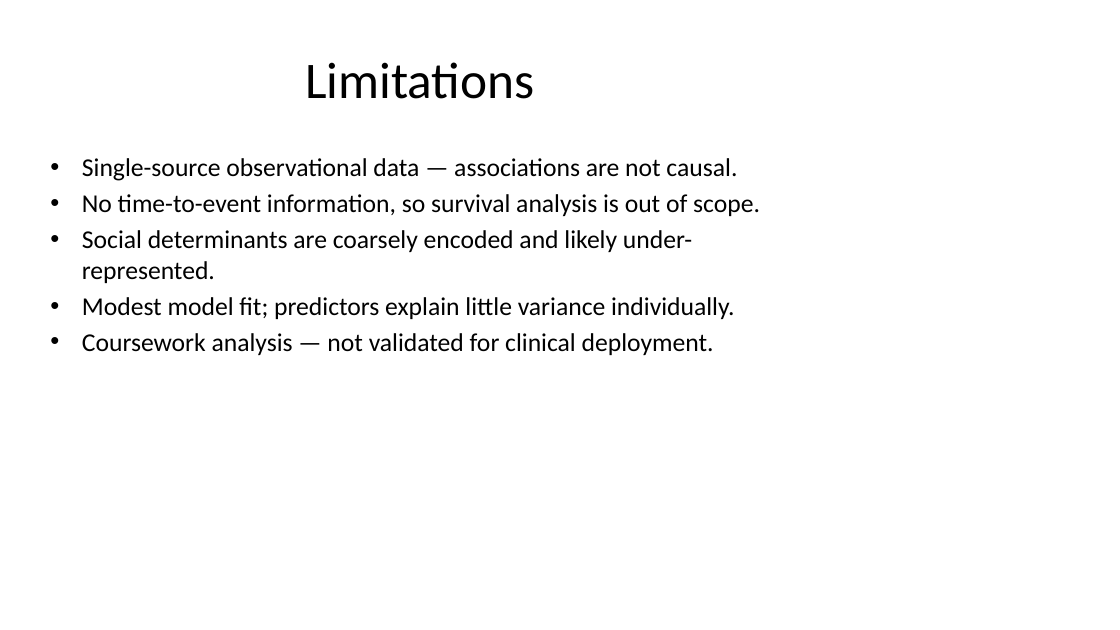
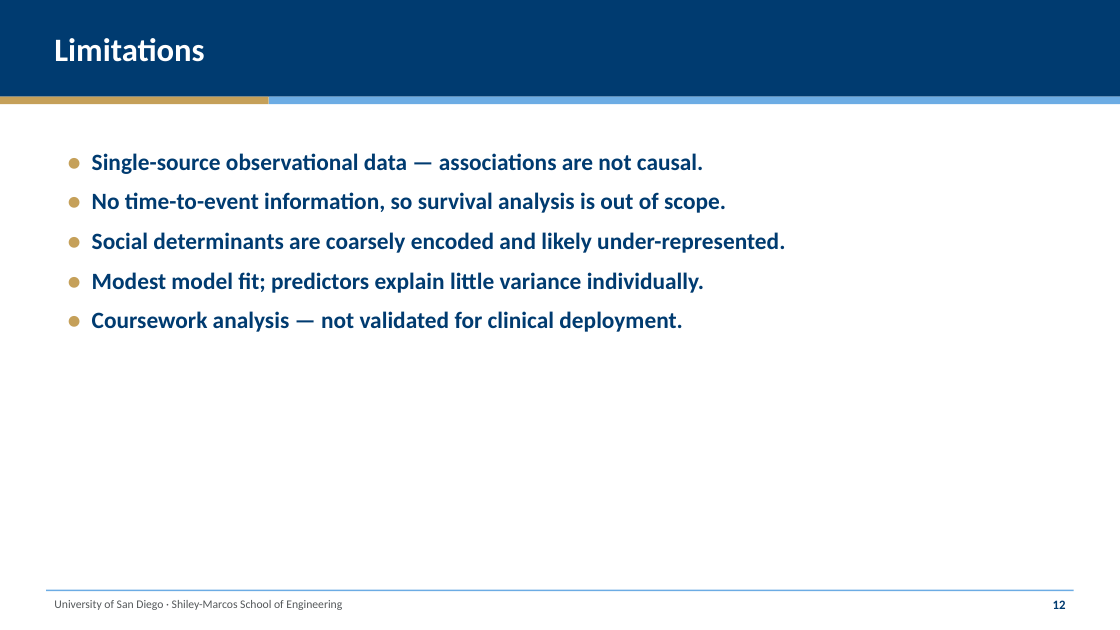
Before and after one commit to gunaphysics/AAI-500-Final-Project, a slide deck: slide 13 of reports/slides.pptx. Drawn at 1120x630 pixels with LibreOffice and Linux fonts; fonts in the diff are those of the drawing. Boxes give left, top, right and bottom in pixels: in the first picture for what was removed or moved away, otherwise in the second. Text is boxed around its words. In the diff, an @@ line names an element or a change of style, - is before the commit and + after.

```diff
--- a/reports/slides.pptx
+++ b/reports/slides.pptx
@@ rectangle added at bbox=[0, 0, 1120, 97], fill #003B70 @@
@@ text "Limitations": place and size @@
-text "Limitations" at bbox=[305, 62, 534, 99]
+text "Limitations" at bbox=[54, 38, 204, 62]
@@ text "Limitations" at bbox=[54, 38, 204, 62]: size 44 to 28 pt, text colour #000000 to #FFFFFF, bold on; alignment centre to left @@
@@ rectangle added at bbox=[0, 97, 269, 104], fill #C5A059 @@
@@ rectangle added at bbox=[269, 97, 1120, 104], fill #6CACE4 @@
@@ text at bbox=[92, 153, 785, 332]: text changed; size 22 to 20 pt; text colour #000000 to #003B70; bold on @@
-• Single-source observational data — associations are not causal.
-• No time-to-event information, so survival analysis is out of scope.
-• Social determinants are coarsely encoded and likely under-represented.
-• Modest model fit; predictors explain little variance individually.
-• Coursework analysis — not validated for clinical deployment.
+● Single-source observational data — associations are not causal.
+● No time-to-event information, so survival analysis is out of scope.
+● Social determinants are coarsely encoded and likely under-represented.
+● Modest model fit; predictors explain little variance individually.
+● Coursework analysis — not validated for clinical deployment.
@@ rectangle added at bbox=[46, 590, 1074, 592], fill #6CACE4 @@
@@ text added at bbox=[54, 600, 342, 610], 10 pt, text #54585A @@
+University of San Diego · Shiley-Marcos School of Engineering
@@ text added at bbox=[1053, 600, 1066, 609], 11 pt, text #003B70, bold @@
+12
```
Also in this commit, not shown: 13 other slides changed, 2 other files.
